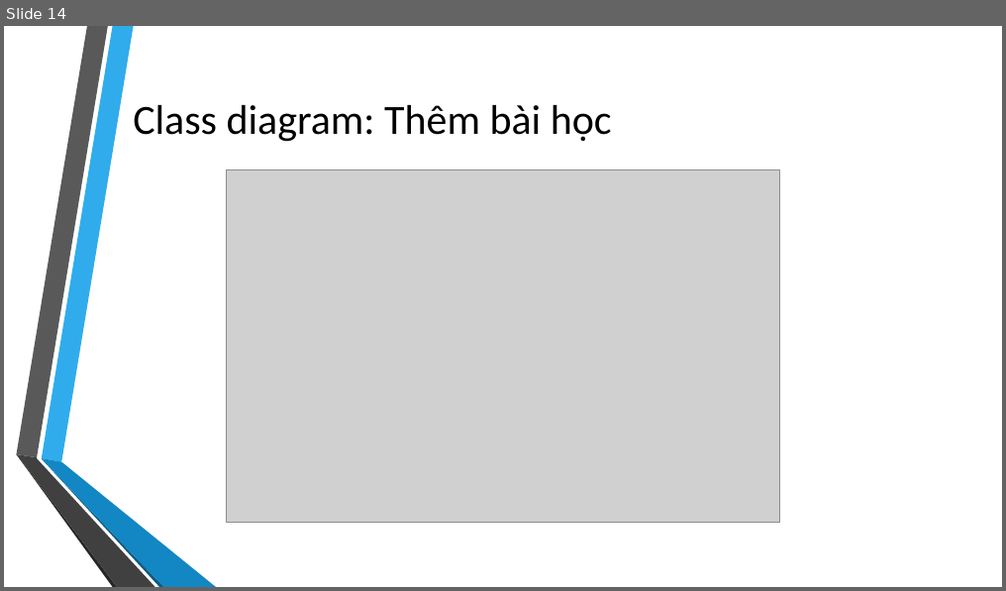
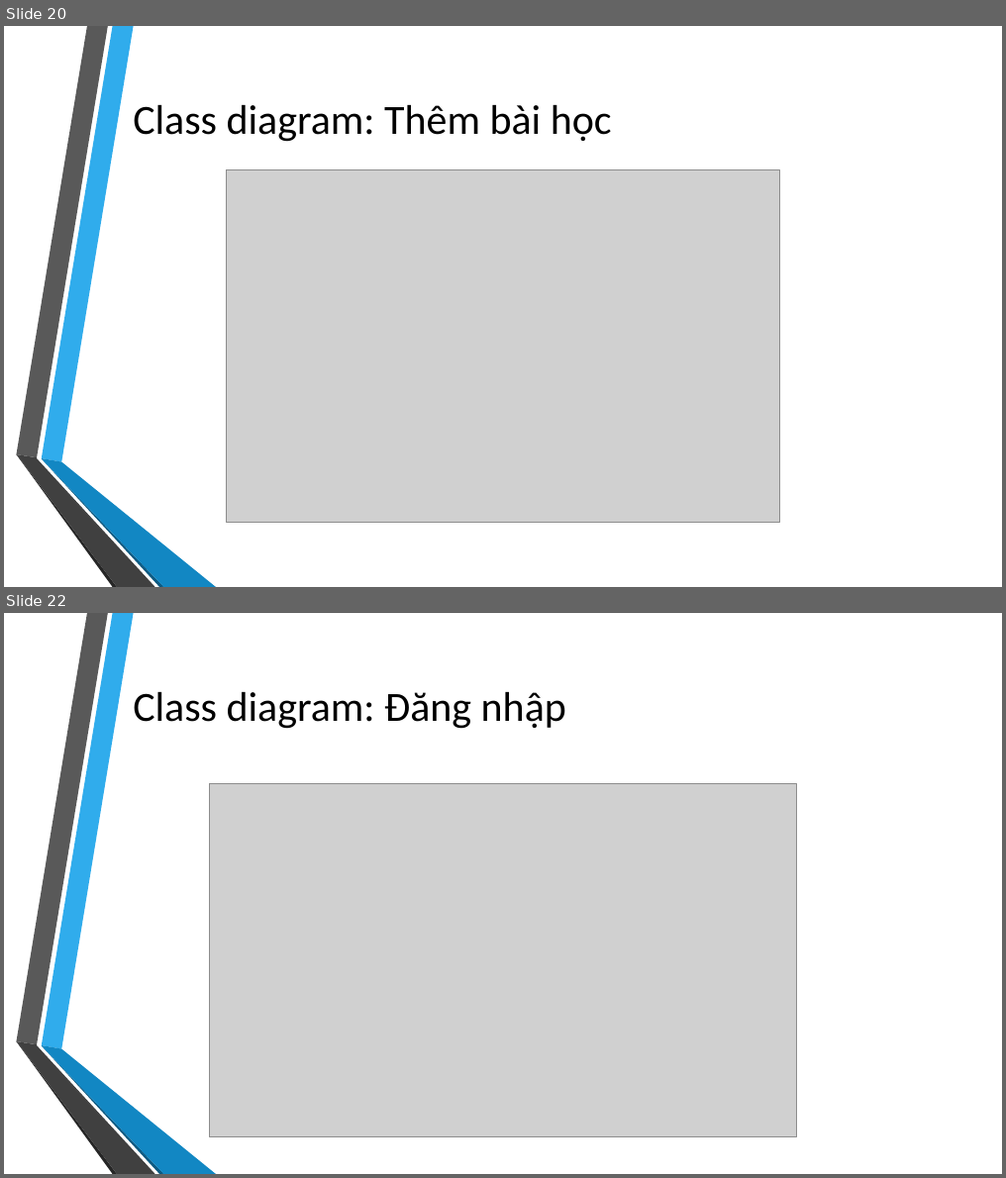
Before and after one commit to takiet60/SoftwareEngineering, a slide deck: CNPM.pptx. Shown one above the other, each under a label of ours: slide 14 before the commit, slides 20 and 22 after it; the slides between them are not shown. The pictures are 1006x591 and 1006x1178 pixels, drawn with LibreOffice and Linux fonts; fonts in the diff are those of the drawing; grey boxes stand for pictures; background and template pictures are left out. Boxes give left, top, right and bottom in pixels: in the first picture for what was removed or moved away, otherwise in the second. Text is boxed around its words. In the diff, an @@ line names an element or a change of style, - is before the commit and + after.

```diff
--- a/CNPM.pptx
+++ b/CNPM.pptx
@@ slide 22 added at [4, 613, 1002, 1174], background picture (left out); not listed: 6 template elements that a slide beside it also shows @@
@@ title added at [133, 692, 566, 729], 40 pt, text #000000 @@
+Class diagram: Đăng nhập
@@ picture added at [209, 783, 797, 1138] @@
@@ what was slide 14 is now slide 20 @@
```
Also in this commit, not shown: 9 other slides added, 1 other file.
